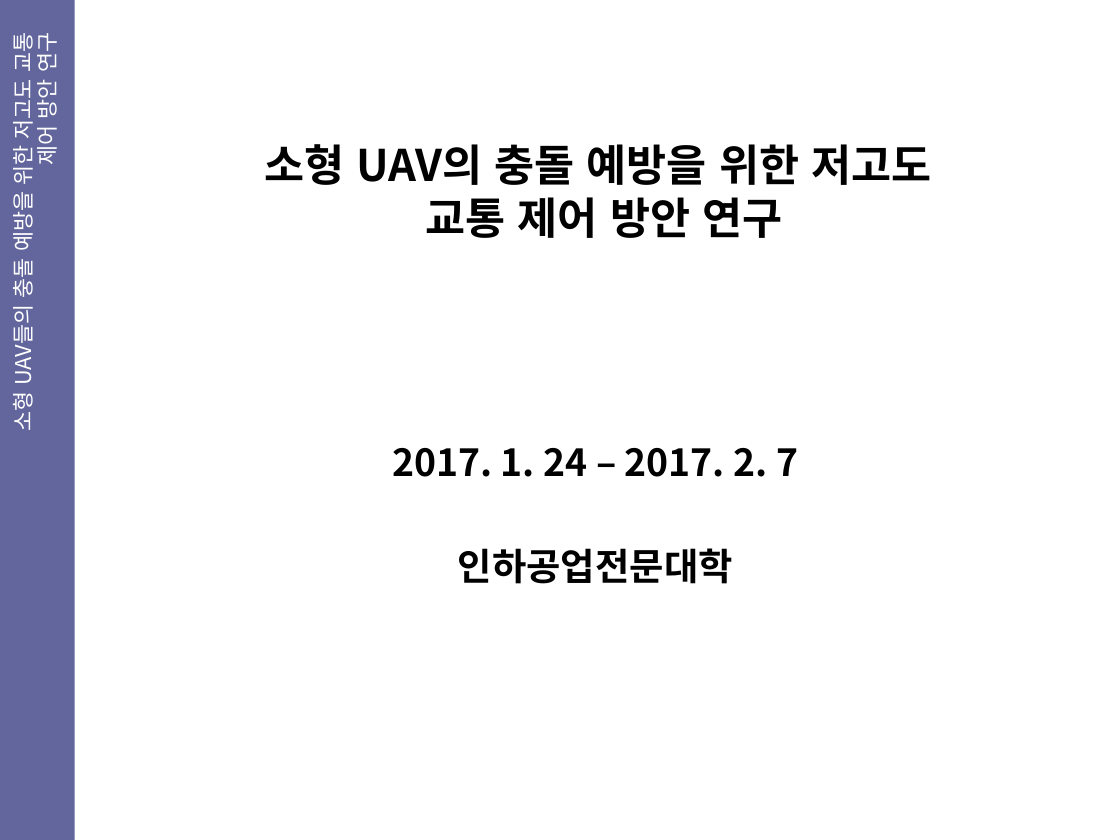
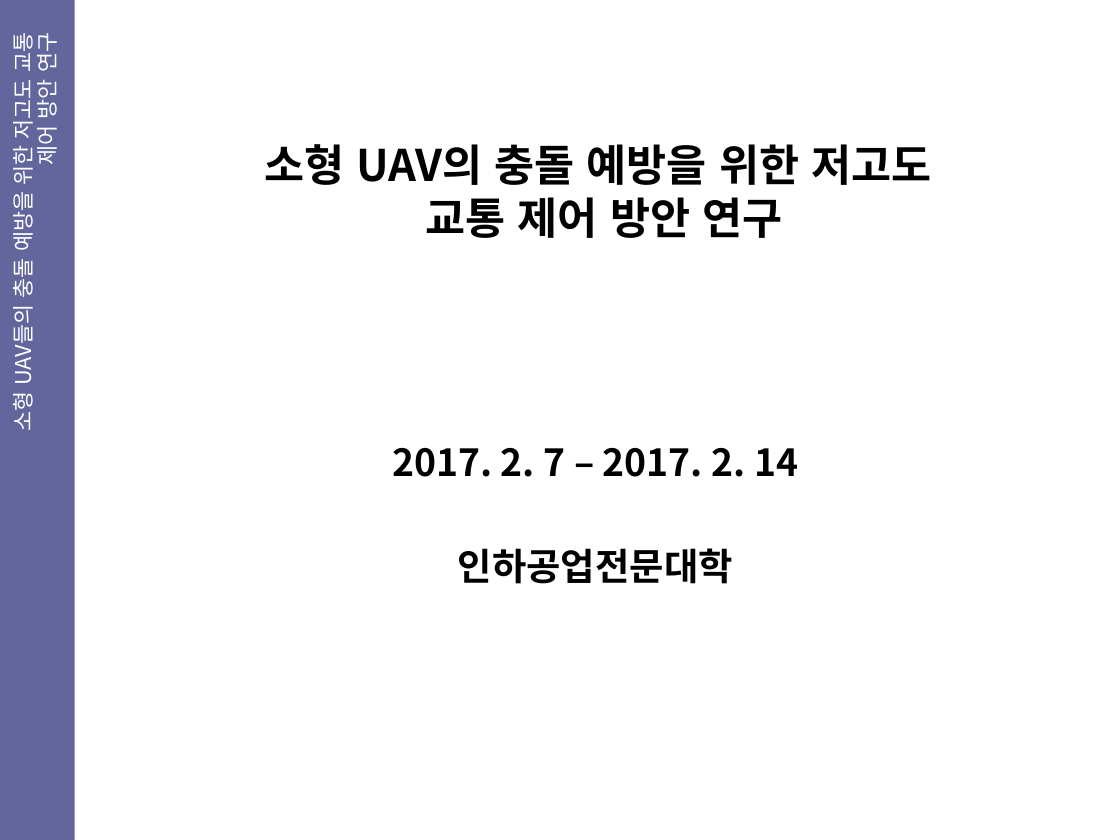
Before and after one commit to Jeonggiyoon/unityProjectPPT, a slide deck: slide 1 of 유니티 ppt/unity 17. 2.14.pptx. Drawn at 1120x840 pixels with LibreOffice and Linux fonts; fonts in the diff are those of the drawing. Boxes give left, top, right and bottom in pixels: in the first picture for what was removed or moved away, otherwise in the second. Text is boxed around its words. In the diff, an @@ line names an element or a change of style, - is before the commit and + after.

```diff
--- a/유니티 ppt/unity 17. 2.14.pptx
+++ b/유니티 ppt/unity 17. 2.14.pptx
@@ subtitle at (392, 448, 798, 477): text changed @@
-2017. 1. 24 – 2017. 2. 7
+2017. 2. 7 – 2017. 2. 14
```
Also in this commit, not shown: 32 other files.
